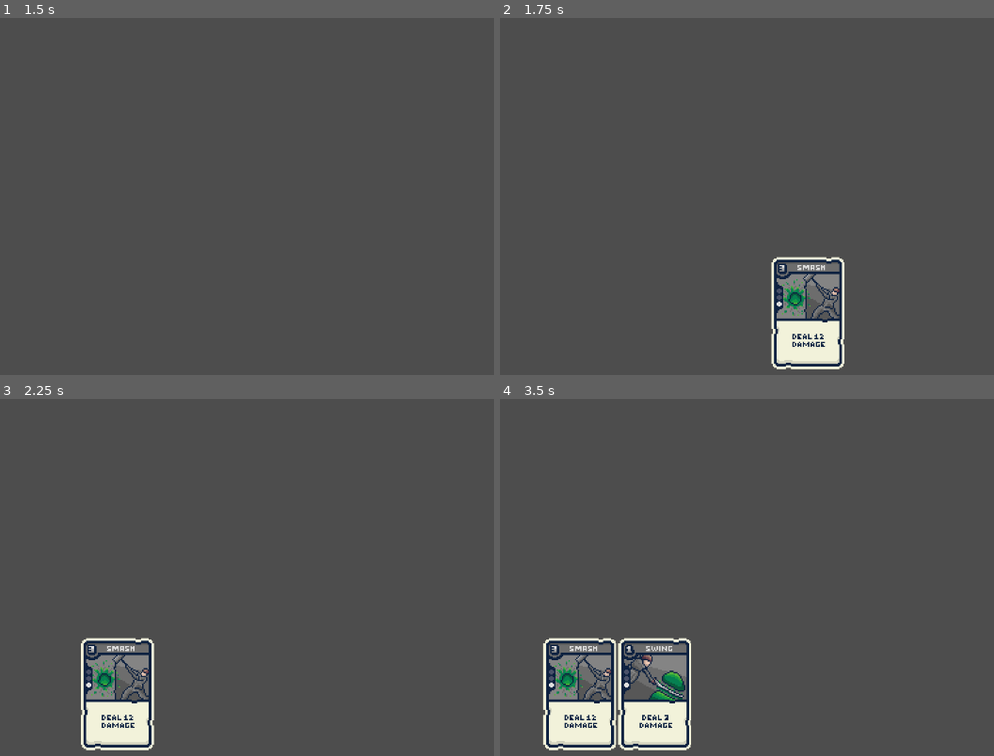
Above: before the commit, frames 1-4 (two rows, left to right).
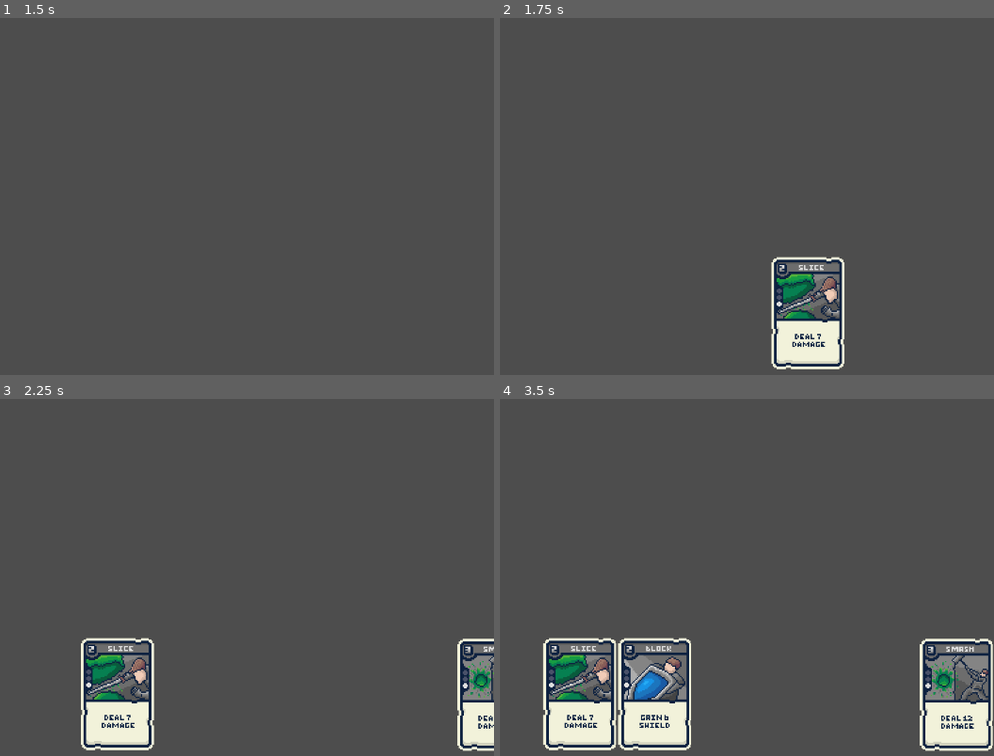
Above: after the commit, the same moments.

Repository: Fredeblok0912/Card_game
Game: Godot game, scene res://menu.tscn
The game is run twice, just before and just after one commit, with the same random seed, the same clock (stepped at 60 frames per second) and the same inputs.
Inputs:
- Up to frame 1 (1.5 s): click "Start Game" at 0.5 s; tap Enter at 1.25 s; hold Up (ui_up) from 1.28 s (still down)
- Up to frame 2 (1.75 s): keep holding Up (ui_up)
- Up to frame 3 (2.25 s): release Up (ui_up) at 2.03 s
- Up to frame 4 (3.5 s): tap Space at 2.75 s; hold Up (ui_up) from 2.78 s (still down)

Frame 1 is identical in both runs. In frame 2, 1.2% of the frame differs, in the area x 56-69%, y 69-90%; in frame 3, 3.4%; in frame 4, 6.8%, in the area x 9-100%, y 67-99%.

Commit message:
made global

Diff:
--- a/game.gd
+++ b/game.gd
@@ -1,5 +1,8 @@
 extends Node2D
-
 
 func game_over():
 	get_tree().change_scene_to_file("res://game_over.tscn")
+
+
+func Card_played(ID) -> void:
+	print(Cardlist.card_database[ID])
--- a/project.godot
+++ b/project.godot
@@ -14,6 +14,11 @@
 run/main_scene="uid://dk7bxyfwb45n0"
 config/features=PackedStringArray("4.4", "Forward Plus")
 
+[autoload]
+
+Cardlist="*res://Cardlist.gd"
+Game="*res://game.gd"
+
 [rendering]
 
 textures/canvas_textures/default_texture_filter=3
